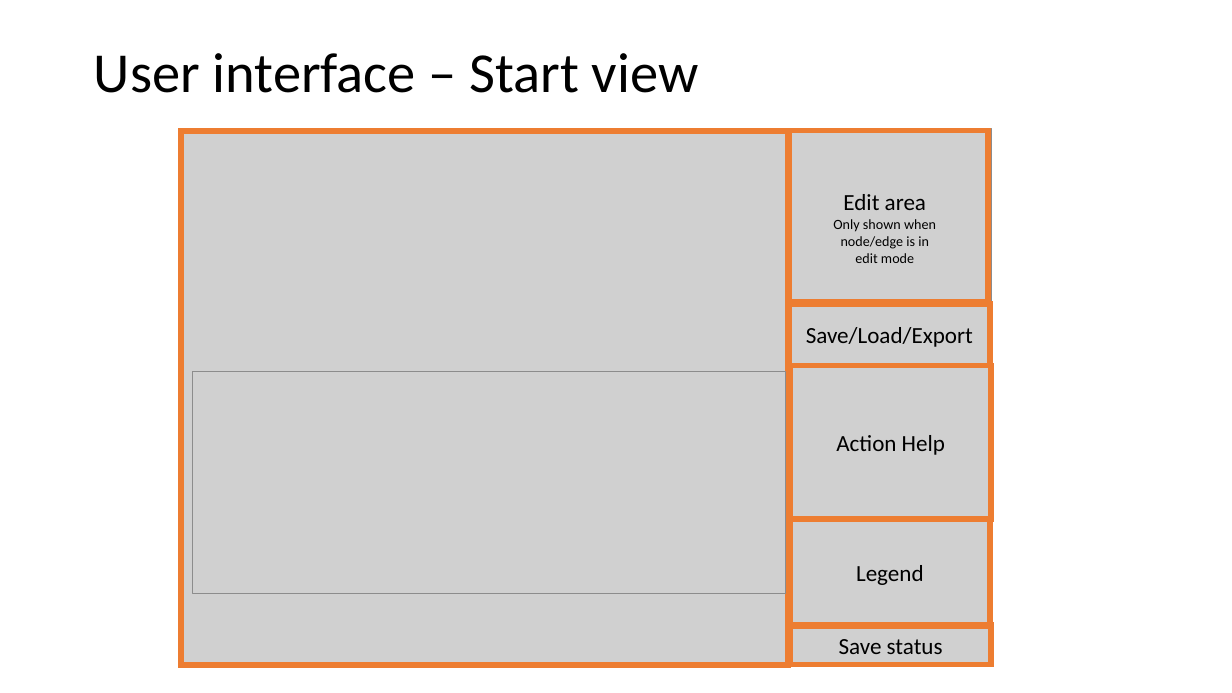
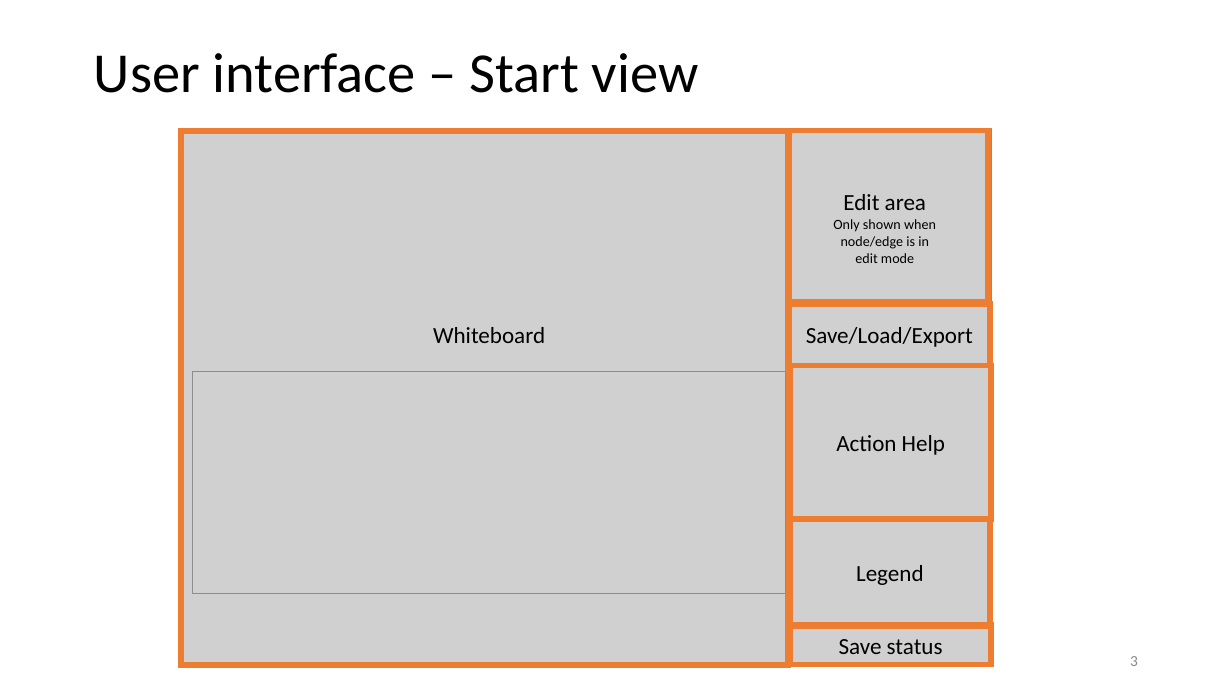
Before and after one commit to phuse-org/LinkedDataWorkshop, a slide deck: slide 3 of EUConnect18/doc/GraphEditor introduction.pptx. Drawn at 1232x693 pixels with LibreOffice and Linux fonts; fonts in the diff are those of the drawing; grey boxes stand for pictures. Boxes give left, top, right and bottom in pixels: in the first picture for what was removed or moved away, otherwise in the second. Text is boxed around its words. In the diff, an @@ line names an element or a change of style, - is before the commit and + after.

```diff
--- a/EUConnect18/doc/GraphEditor introduction.pptx
+++ b/EUConnect18/doc/GraphEditor introduction.pptx
@@ text added at (433, 327, 545, 343), 18 pt, text #000000 @@
+Whiteboard
@@ page number added at (1130, 656, 1138, 666), 12 pt, text #8C8C8C @@
+3
```
Also in this commit, not shown: 10 other slides changed, 1 other file.
